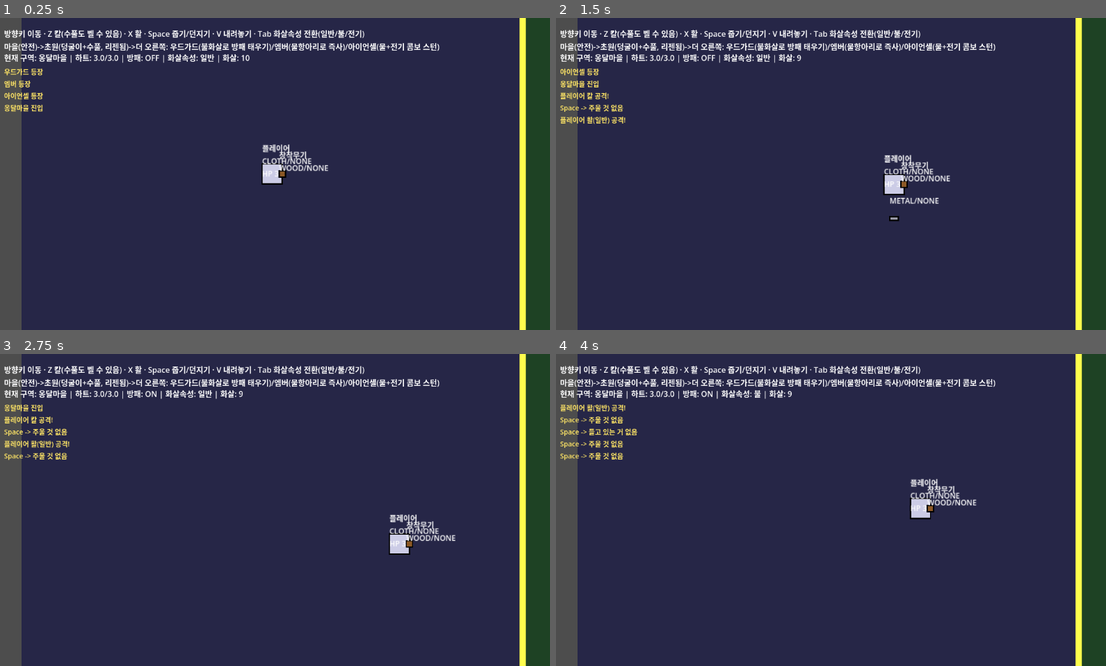
Above: before the commit, frames 1-4 (two rows, left to right).
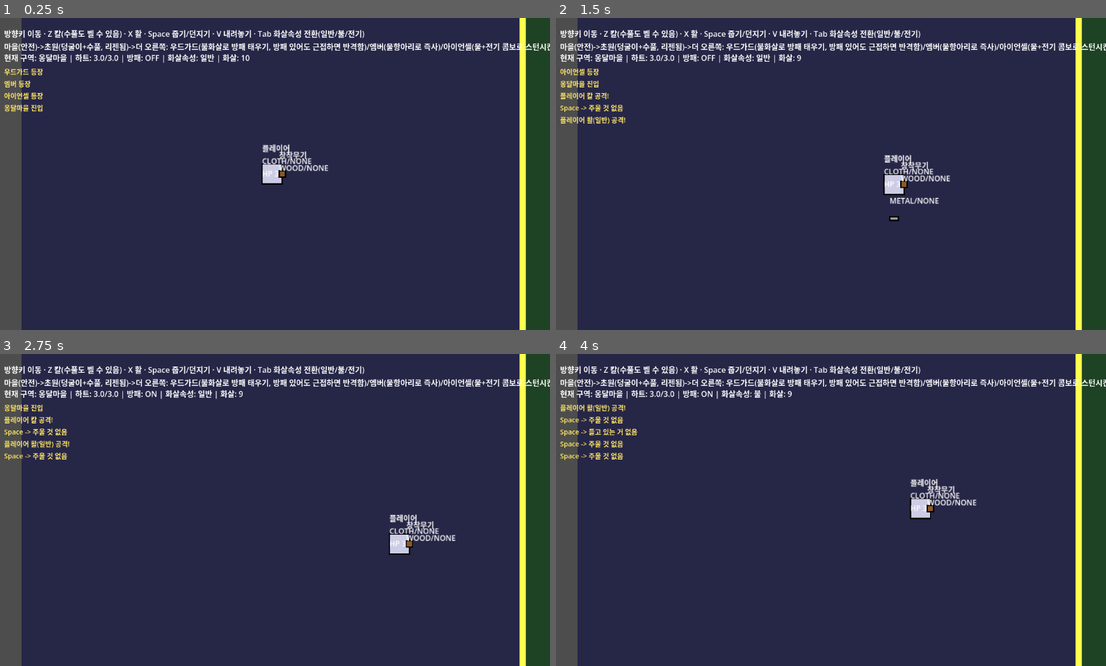
Above: after the commit, the same moments.

Repository: 50seok/ZeldaLike
Game: Godot game, scene res://scenes/world_test/world_test.tscn
The game is run twice, just before and just after one commit, with the same random seed, the same clock (stepped at 60 frames per second) and the same inputs. This scene is started directly instead of the project's main scene.
Inputs:
- Up to frame 1 (0.25 s): no input
- Up to frame 2 (1.5 s): tap Enter at 0.5 s; hold Right (ui_right) 0.53-1.28 s; tap Z at 0.6 s; tap Space at 0.77 s; hold Down (ui_down) from 1.28 s (still down); tap X at 1.35 s
- Up to frame 3 (2.75 s): tap Space at 1.52 s; release Down (ui_down) at 2.03 s; hold Right (ui_right) from 2.03 s (still down); tap C at 2.1 s
- Up to frame 4 (4 s): release Right (ui_right) at 2.78 s; hold Up (ui_up) 2.78-3.53 s; tap V at 2.85 s; tap Space at 3.02, 3.77 s; hold Left (ui_left) from 3.53 s (still down); tap Tab at 3.6 s

The runs differ from the first frame. In frame 1, 0.8% of the frame differs, in the area x 48-100%, y 8-11%; in frame 2, 0.8%; in frame 3, 0.8%; in frame 4, 0.8%.

Commit message:
feat: 우드가드도 근접하면 접촉 피해로 반격하게 변경
방패로 막기만 하고 공격은 안 하던 걸 사용자 확인 후 변경 결정
("공격도 하게 바꾸고 넘어가자"). IronShell의 접촉피해 패턴 그대로 재사용.

부수 영향: 새 공격 사거리(36px)가 M3 몬스터 테스트의 플레이어 스폰 거리(30px)
보다 넓어져서, 방패 화학반응만 검증하려던 테스트의 플레이어가 도중에 죽어
이후 체크가 조용히 스킵되던 문제 발견 - 테스트 플레이어 하트를 넉넉히 채워
방지.

Diff:
--- a/project/scenes/m3_monster_test/m3_monster_test.gd
+++ b/project/scenes/m3_monster_test/m3_monster_test.gd
@@ -55,6 +55,11 @@
 
 func _test_wood_guard_shield() -> void:
 	var player := _spawn_player(Vector2(100, 100))
+	# 우드가드도 이제 사거리 안에서 접촉 피해를 준다(실측 지적으로 추가) - 이 테스트는
+	# 방패 화학반응만 검증하는 목적이라, 그 접촉 피해로 플레이어가 중간에 죽어버려
+	# 이후 검증이 조용히 스킵되는 걸 막기 위해 넉넉히 채워둔다.
+	player.max_hearts = 999.0
+	player.hearts = 999.0
 	var guard := WoodGuard.new()
 	guard.global_position = Vector2(100, 130)
 	add_child(guard)
--- a/project/scenes/world_test/world_test.gd
+++ b/project/scenes/world_test/world_test.gd
@@ -41,7 +41,7 @@
 	var help := Label.new()
 	help.position = Vector2(20, 20)
 	help.add_theme_font_size_override("font_size", 16)
-	help.text = "방향키 이동 · Z 칼(수풀도 벨 수 있음) · X 활 · Space 줍기/던지기 · V 내려놓기 · Tab 화살속성 전환(일반/불/전기)\n마을(안전)->초원(덩굴이+수풀, 리젠됨)->더 오른쪽: 우드가드(불화살로 방패 태우기)/엠버(물항아리로 즉사)/아이언셸(물+전기 콤보 스턴)"
+	help.text = "방향키 이동 · Z 칼(수풀도 벨 수 있음) · X 활 · Space 줍기/던지기 · V 내려놓기 · Tab 화살속성 전환(일반/불/전기)\n마을(안전)->초원(덩굴이+수풀, 리젠됨)->더 오른쪽: 우드가드(불화살로 방패 태우기, 방패 있어도 근접하면 반격함)/엠버(물항아리로 즉사)/아이언셸(물+전기 콤보로 스턴시킨 뒤 3방 더 때려야 처치)"
 	ui.add_child(help)
 
 	_status_label = Label.new()
--- a/project/scripts/combat/wood_guard.gd
+++ b/project/scripts/combat/wood_guard.gd
@@ -4,13 +4,17 @@
 ## §4.1 "우드가드" — 나무 방패를 든 몹. 몸통은 "일반"(비반응) 재질, 방패만 WOOD라
 ## 화학엔진 그대로 적용된다: 불화살이 방패에 닿으면 착화->소각(EquippedWeapon과
 ## 동일 패턴 재사용)돼서 무방비가 된다. 방패가 있는 동안은 전투 피해를 아예 무효화.
+## 방어만 하지 않고 사거리 안에 들어오면 접촉 피해도 준다(IronShell과 동일 패턴).
 
 @export var move_speed: float = 40.0
 @export var detect_radius: float = 140.0
 @export var stop_distance: float = 36.0
+@export var contact_damage: float = 1.0
+@export var contact_cooldown: float = 1.0
 
 var _player: Node2D
 var _shield: EquippedWeapon
+var _contact_cooldown_left := 0.0
 
 
 func _ready() -> void:
@@ -58,10 +62,18 @@
 	super.take_damage(amount)
 
 
+## IronShell의 접촉 피해 패턴 재사용(방어만 하고 실제 공격이 없던 걸 실측 지적
+## 받아 추가) - 방패 뒤에 숨어만 있지 않고, 사거리(stop_distance)까지 붙으면
+## 쿨다운마다 찌른다.
 func _physics_process(delta: float) -> void:
+	if _contact_cooldown_left > 0.0:
+		_contact_cooldown_left -= delta
 	if not is_instance_valid(_player):
 		_player = get_tree().get_first_node_in_group("player")
 		return
 	var to_player: Vector2 = _player.global_position - global_position
 	if to_player.length() <= detect_radius and to_player.length() > stop_distance:
 		position += to_player.normalized() * move_speed * delta
+	if to_player.length() <= stop_distance and _contact_cooldown_left <= 0.0 and _player.has_method("take_damage"):
+		_player.take_damage(contact_damage)
+		_contact_cooldown_left = contact_cooldown
